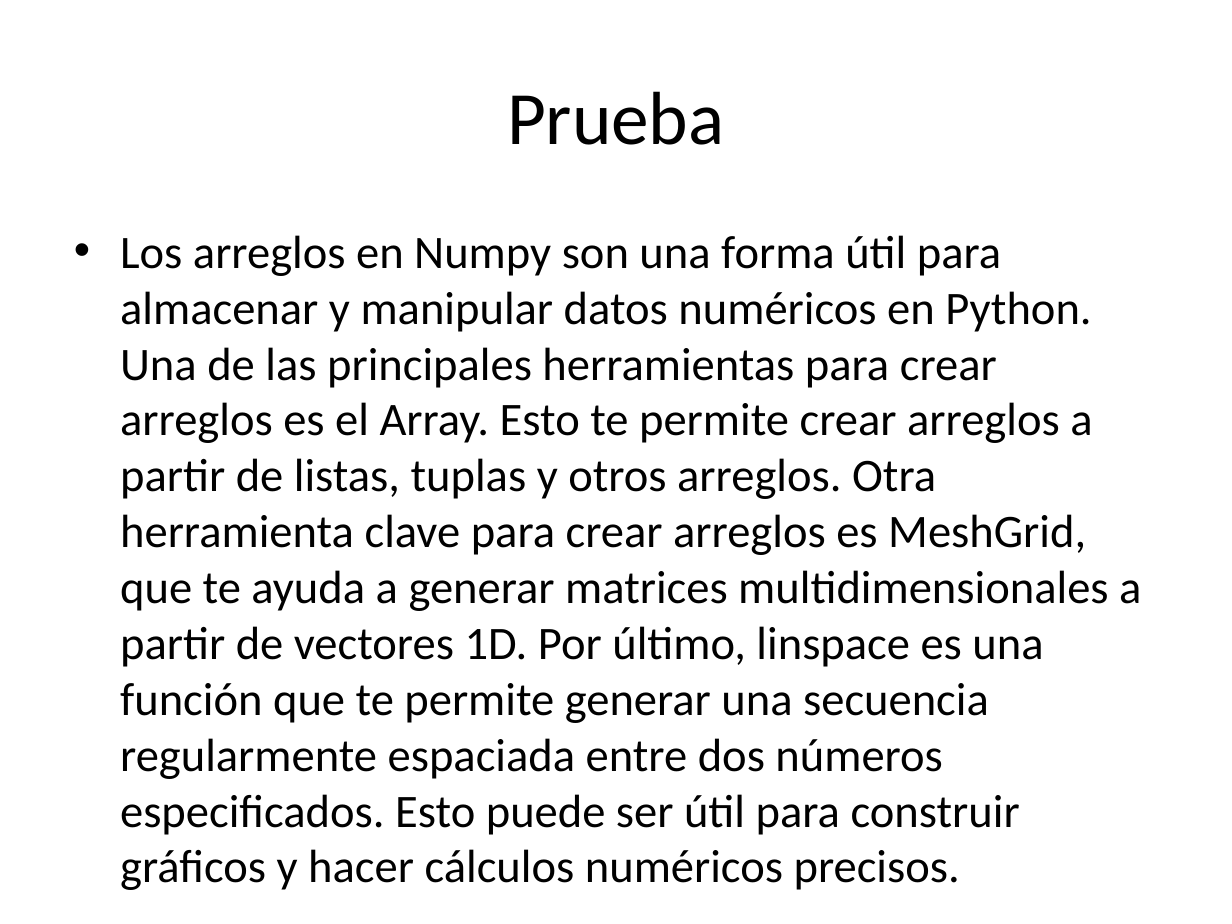
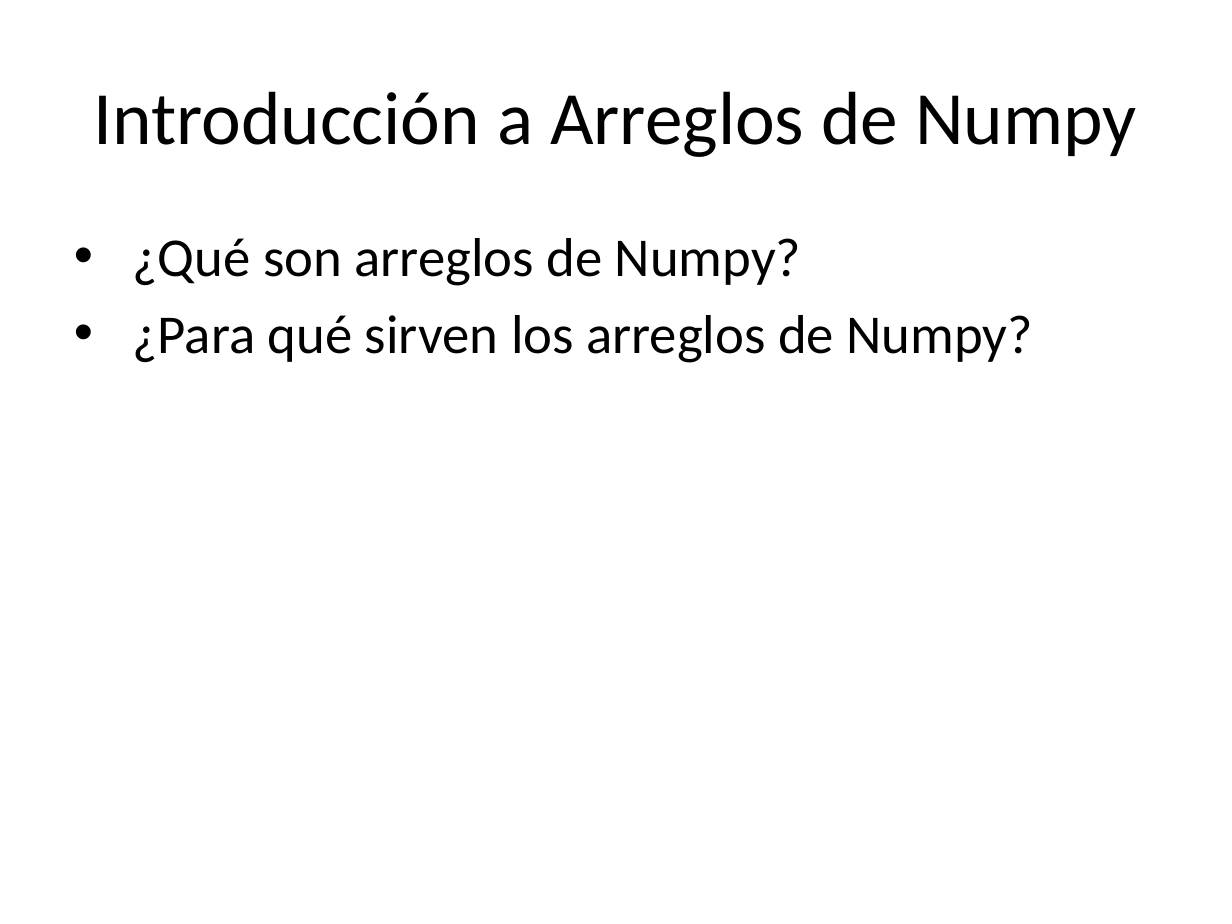
Before and after one commit to lurapozo/enemdu_analisis, a slide deck: slide 2 of proyectofinal_ML/test.pptx. Drawn at 1232x924 pixels with LibreOffice and Linux fonts; fonts in the diff are those of the drawing. Boxes give left, top, right and bottom in pixels: in the first picture for what was removed or moved away, otherwise in the second. Text is boxed around its words. In the diff, an @@ line names an element or a change of style, - is before the commit and + after.

```diff
--- a/proyectofinal_ML/test.pptx
+++ b/proyectofinal_ML/test.pptx
@@ title at bbox=[93, 91, 1136, 157]: text changed @@
-Prueba
+Introducción a Arreglos de Numpy
@@ text at bbox=[133, 238, 1033, 363]: text changed; size 27.2 to 32 pt @@
-• Los arreglos en Numpy son una forma útil para almacenar y manipular datos numéricos en Python. Una de las principales herramientas para crear arreglos es el Array. Esto te permite crear arreglos a partir de listas, tuplas y otros arreglos. Otra herramienta clave para crear arreglos es MeshGrid, que te ayuda a generar matrices multidimensionales a partir de vectores 1D. Por último, linspace es una función que te permite generar una secuencia regularmente espaciada entre dos números especificados. Esto puede ser útil para construir gráficos y hacer cálculos numéricos precisos.
+• ¿Qué son arreglos de Numpy?
+• ¿Para qué sirven los arreglos de Numpy?
```
Also in this commit, not shown: 5 slides added, 1 slide removed, 4 other files.
